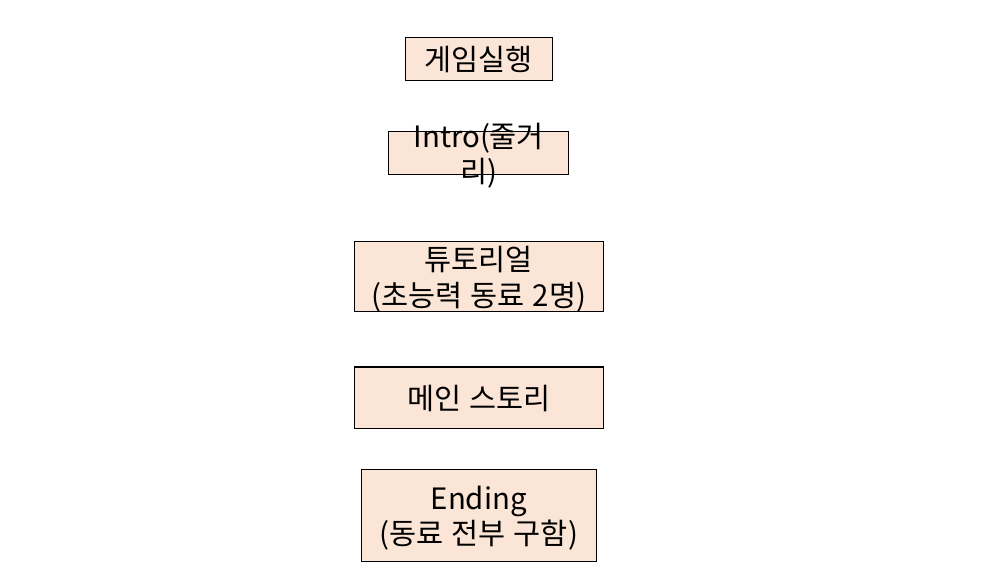
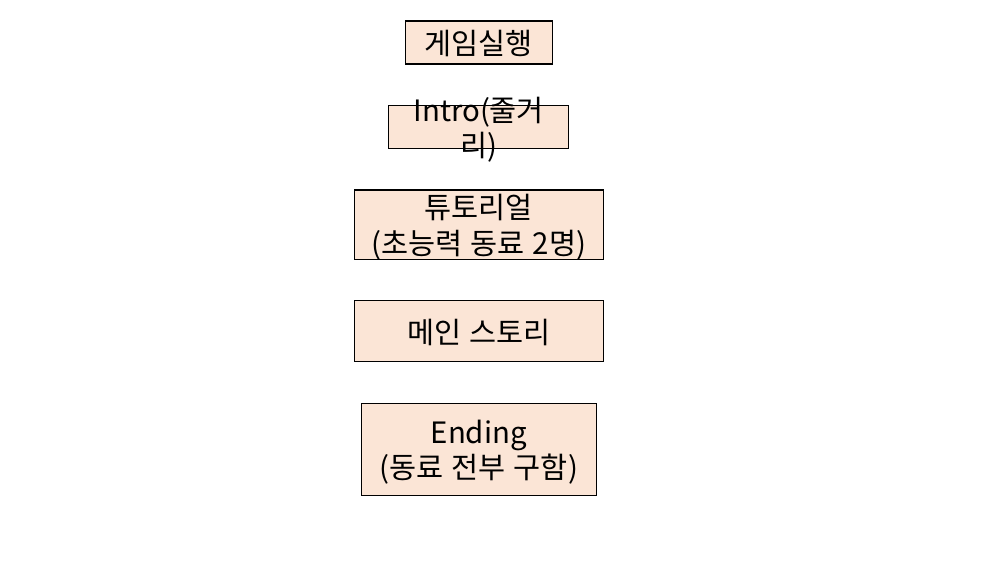
Before and after one commit to Sneer1/Project_KITRI, a slide deck: slide 1 of 워크플로우 및 게임 기획서.pptx. Drawn at 1008x567 pixels with LibreOffice and Linux fonts; fonts in the diff are those of the drawing. Boxes give left, top, right and bottom in pixels: in the first picture for what was removed or moved away, otherwise in the second. Text is boxed around its words. In the diff, an @@ line names an element or a change of style, - is before the commit and + after.

```diff
--- a/워크플로우 및 게임 기획서.pptx
+++ b/워크플로우 및 게임 기획서.pptx
@@ rectangle "게임실행": place and size @@
-rectangle "게임실행" at [405,38,552,81]
+rectangle "게임실행" at [405,21,552,64]
@@ rectangle "Intro(줄거리)": place and size @@
-rectangle "Intro(줄거리)" at [389,132,569,175]
+rectangle "Intro(줄거리)" at [389,106,569,149]
@@ rectangle "튜토리얼": place and size @@
-rectangle "튜토리얼" at [355,242,603,312]
+rectangle "튜토리얼" at [355,190,603,259]
@@ rectangle "메인 스토리": place and size @@
-rectangle "메인 스토리" at [355,367,603,428]
+rectangle "메인 스토리" at [355,301,603,362]
@@ rectangle "Ending": place and size @@
-rectangle "Ending" at [361,470,597,561]
+rectangle "Ending" at [361,404,597,495]
```
Also in this commit, not shown: 4 other slides changed.
